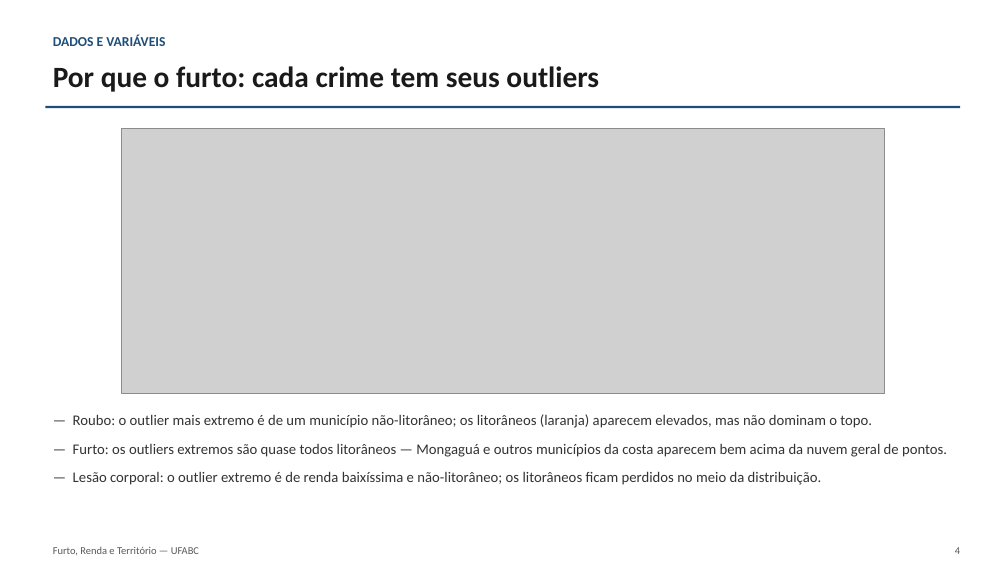
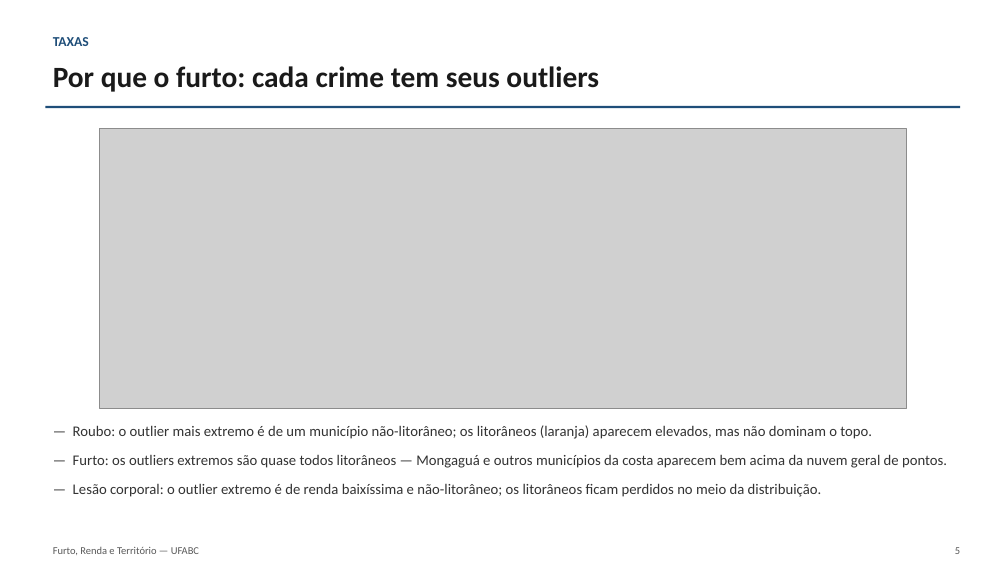
Before and after one commit to euusoujc/territory, a slide deck: slide 5 of slides/apresentacao_final.pptx (slide 4 before the commit). Drawn at 1008x567 pixels with LibreOffice and Linux fonts; fonts in the diff are those of the drawing; grey boxes stand for pictures. Boxes give left, top, right and bottom in pixels: in the first picture for what was removed or moved away, otherwise in the second. Text is boxed around its words. In the diff, an @@ line names an element or a change of style, - is before the commit and + after.

Commit message:
refact: reordena a apresentação (15 slides) e dá espaço aos mapas
Ajustes pedidos após revisão: a ordem inicial estava confusa (hipótese,
dados, mapas e correlação misturados num só bloco). Reestrutura em
blocos claros — Hipótese > Dados e variáveis > Taxas (mapas municipais
dos 3 crimes + outliers por crime) > Correlação (e o motivo de escolher
o furto) > Desenvolvimento > Conclusão.

Também separa "por que sair do OLS" em slide próprio com o mapa de
resíduos em tamanho legível (antes espremido dentro do slide de
comparação de modelos, praticamente ilegível) — o slide de três modelos
agora só tem as caixas, sem imagem, com espaço para respirar.

13 -> 15 slides. docs/guia_apresentacao.md reescrito para a nova ordem.

```diff
--- a/slides/apresentacao_final.pptx
+++ b/slides/apresentacao_final.pptx
@@ text at bbox=[53, 37, 89, 46]: text changed @@
-DADOS E VARIÁVEIS
+TAXAS
@@ picture: place and size @@
-picture at bbox=[121, 129, 885, 393]
+picture at bbox=[99, 129, 906, 408]
@@ text "— Roubo: o outlier mais ...": place and size @@
-text "— Roubo: o outlier mais ..." at bbox=[73, 414, 947, 485]
+text "— Roubo: o outlier mais ..." at bbox=[73, 425, 947, 497]
```
Also in this commit, not shown: 10 other slides changed, 2 slides added, 3 other files.
